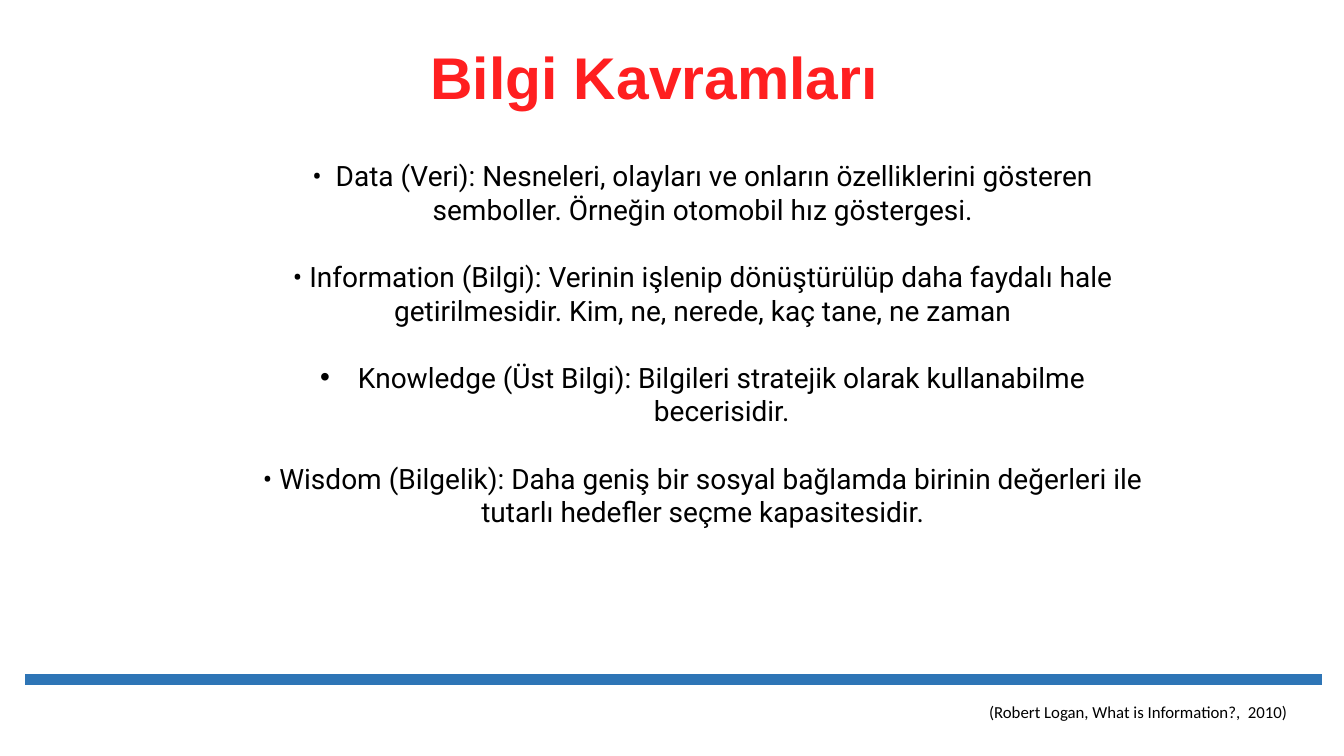
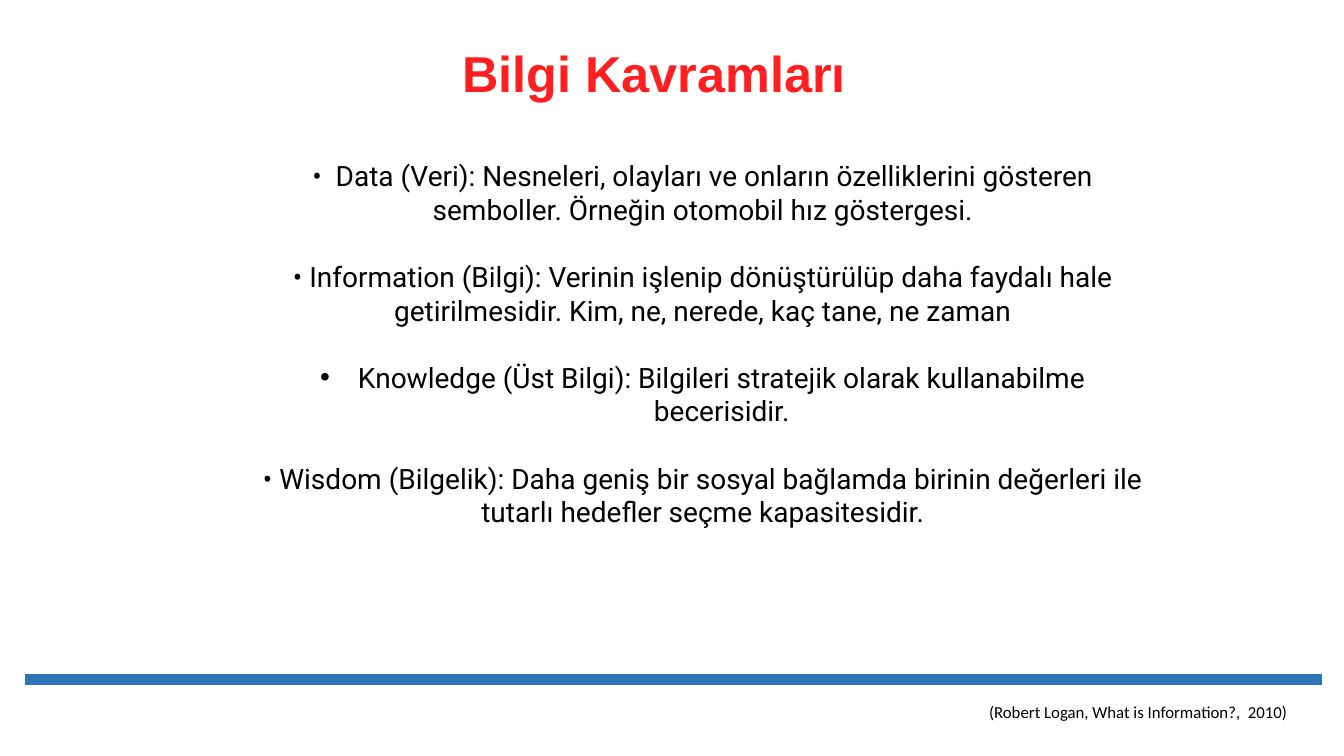
Before and after one commit to erkansirin78/preprocessing-analysis-ml-dl-big-data, a slide deck: slide 6 of 08_etl/01_ETL_Darawarehouse.pptx. Drawn at 1344x756 pixels with LibreOffice and Linux fonts; fonts in the diff are those of the drawing. Boxes give left, top, right and bottom in pixels: in the first picture for what was removed or moved away, otherwise in the second. Text is boxed around its words. In the diff, an @@ line names an element or a change of style, - is before the commit and + after.

```diff
--- a/08_etl/01_ETL_Darawarehouse.pptx
+++ b/08_etl/01_ETL_Darawarehouse.pptx
@@ text "Bilgi Kavramları" at (462,55,845,102): size 42 to 36 pt @@
```
Also in this commit, not shown: 3 other slides changed, 34 slides added, 34 other files.
